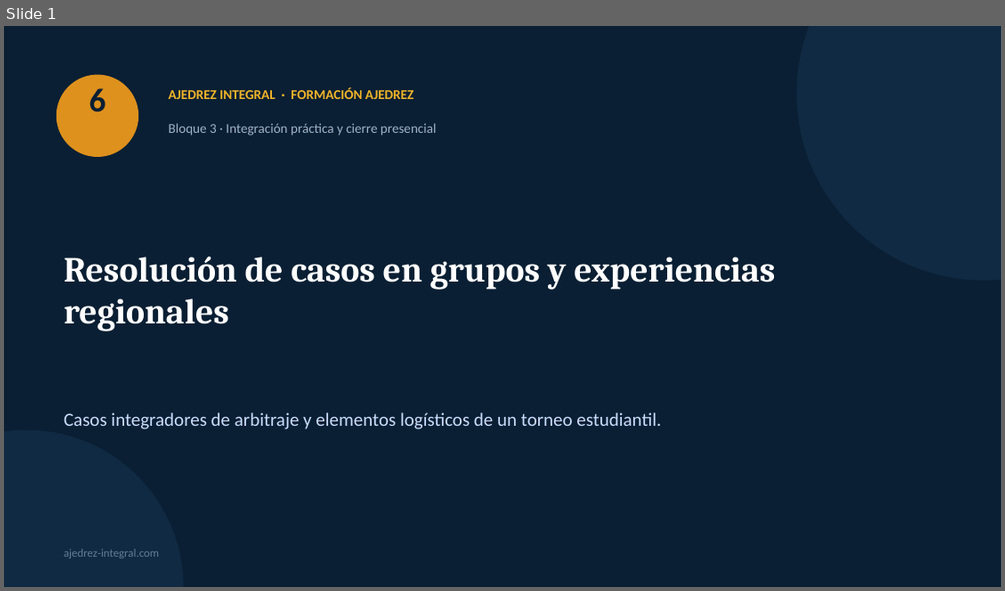
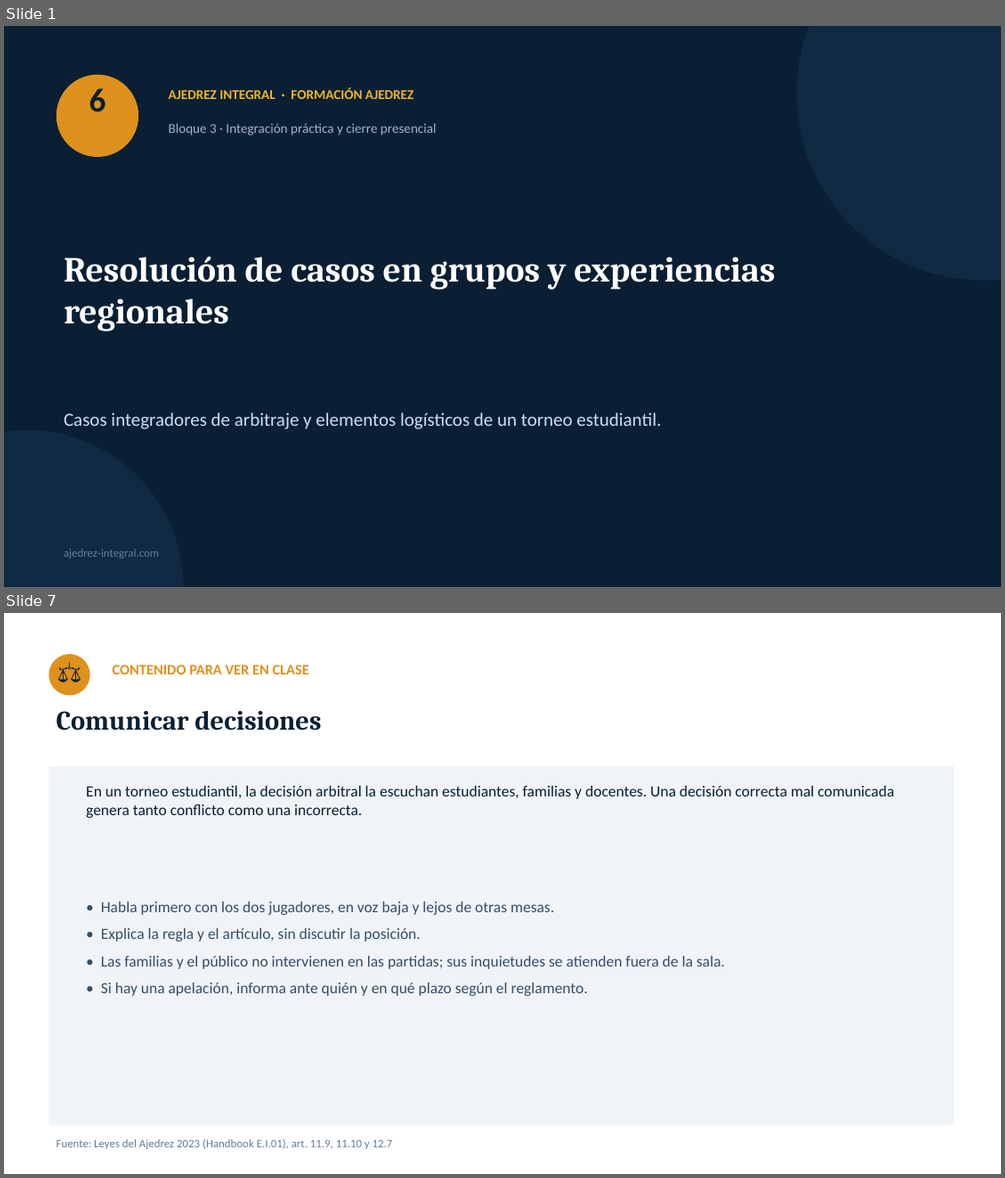
Before and after one commit to GMpupilo2026/Pagina-Completa, a slide deck: cursos/recursos/formacion-ajedrez/06-resolucion-de-casos-en-grupos.pptx. Shown one above the other, each under a label of ours: slide 1 before the commit, slides 1 and 7 after it; the slides between them are not shown. The pictures are 1005x591 and 1005x1178 pixels, drawn with LibreOffice and Linux fonts; fonts in the diff are those of the drawing. Boxes give left, top, right and bottom in pixels: in the first picture for what was removed or moved away, otherwise in the second. Text is boxed around its words. In the diff, an @@ line names an element or a change of style, - is before the commit and + after.

```diff
--- a/cursos/recursos/formacion-ajedrez/06-resolucion-de-casos-en-grupos.pptx
+++ b/cursos/recursos/formacion-ajedrez/06-resolucion-de-casos-en-grupos.pptx
@@ slide 7 added at (4,613,1001,1174), background #FFFFFF @@
@@ ellipse added at (48,654,90,695), fill #DE911D @@
@@ text added at (48,654,90,695), 20 pt, text #0A1F33 @@
+⚖
@@ text added at (113,665,309,674), 14 pt, text #DE911D, bold @@
+CONTENIDO PARA VER EN CLASE
@@ text added at (57,711,321,730), 26 pt, text #0A1F33, bold @@
+Comunicar decisiones
@@ rectangle added at (48,766,954,1126), fill #F0F4F8 @@
@@ text added at (86,786,894,818), 15 pt, text #0A1F33 @@
+En un torneo estudiantil, la decisión arbitral la escuchan estudiantes, familias y docentes. Una decisión correcta mal comunicada genera tanto conflicto como una incorrecta.
@@ text added at (101,901,725,996), 15 pt, text #334E68 @@
+• Habla primero con los dos jugadores, en voz baja y lejos de otras mesas.
+• Explica la regla y el artículo, sin discutir la posición.
+• Las familias y el público no intervienen en las partidas; sus inquietudes se atienden fuera de la sala.
+• Si hay una apelación, informa ante quién y en qué plazo según el reglamento.
@@ text added at (57,1139,393,1149), 11 pt, text #627D98 @@
+Fuente: Leyes del Ajedrez 2023 (Handbook E.I.01), art. 11.9, 11.10 y 12.7
```
Also in this commit, not shown: 1 slide changed, 15 other slides added, 2 slides removed, 28 other files.
